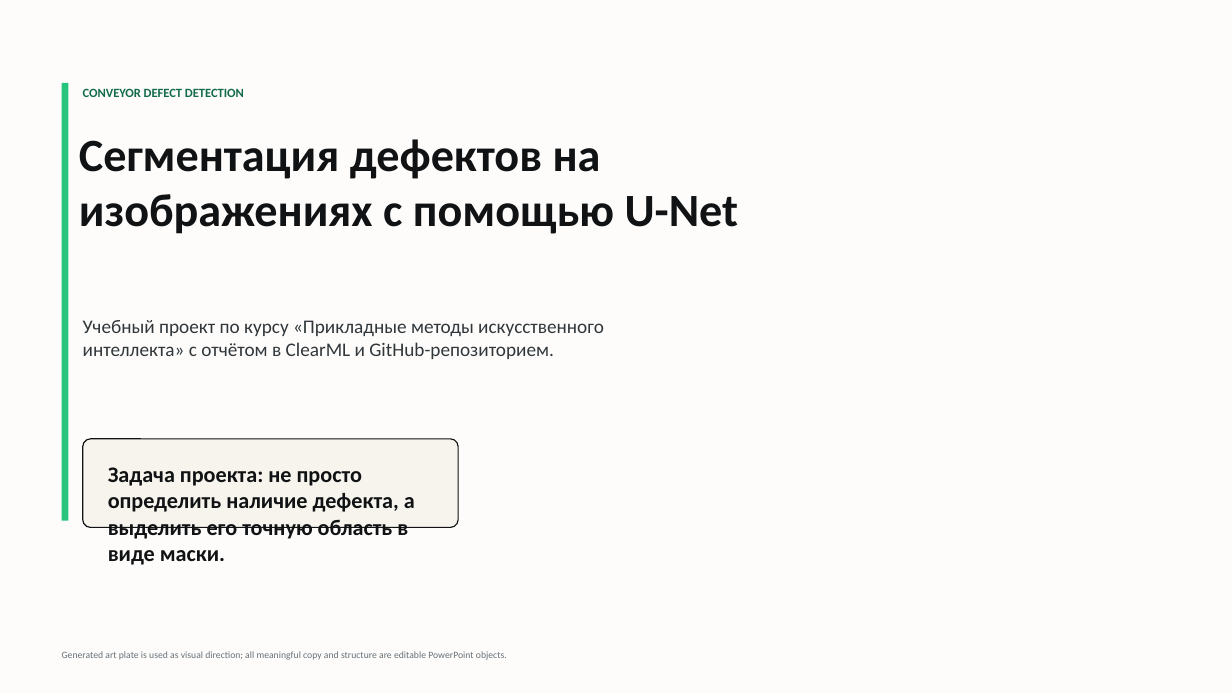
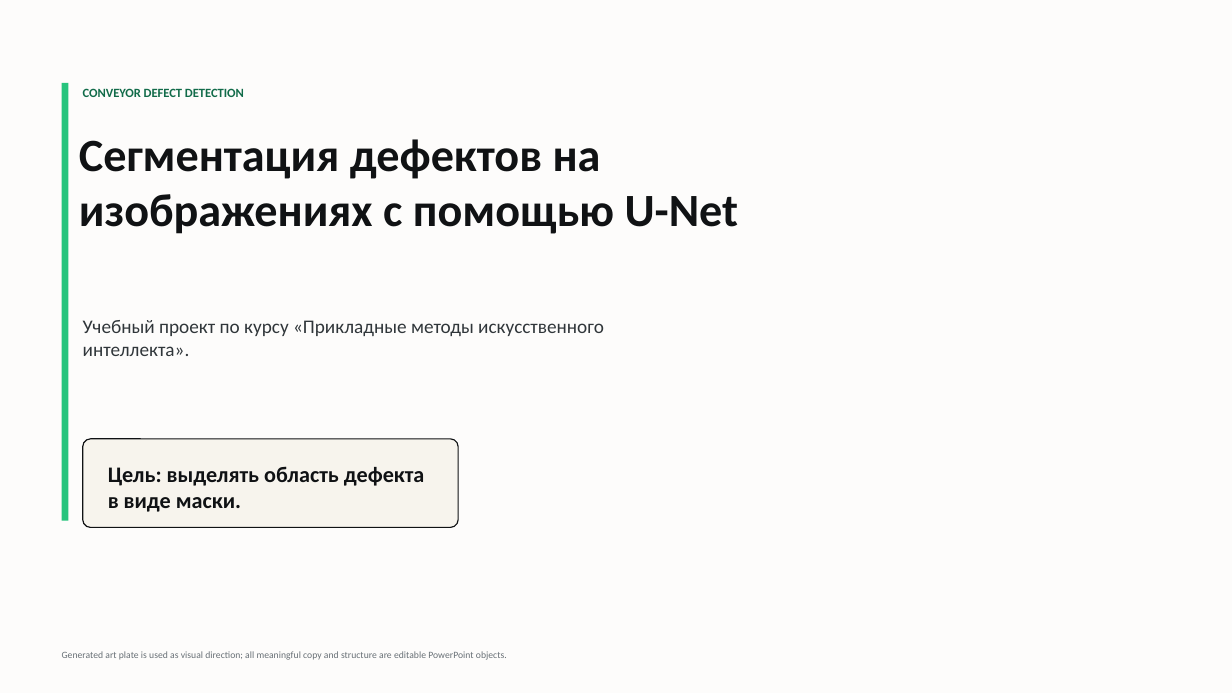
Before and after one commit to rvaleev2016-eng/conveyor-defect-detection, a slide deck: slide 1 of docs/presentation/conveyor_defect_detection_presentation.pptx. Drawn at 1232x693 pixels with LibreOffice and Linux fonts; fonts in the diff are those of the drawing; background and template pictures are left out. Boxes give left, top, right and bottom in pixels: in the first picture for what was removed or moved away, otherwise in the second. Text is boxed around its words. In the diff, an @@ line names an element or a change of style, - is before the commit and + after.

```diff
--- a/docs/presentation/conveyor_defect_detection_presentation.pptx
+++ b/docs/presentation/conveyor_defect_detection_presentation.pptx
@@ text at (x1=83, y1=320, x2=604, y2=356): text changed @@
-Учебный проект по курсу «Прикладные методы искусственного интеллекта» с отчётом в ClearML и GitHub-репозиторием.
+Учебный проект по курсу «Прикладные методы искусственного интеллекта».
@@ text at (x1=108, y1=466, x2=425, y2=512): text changed @@
-Задача проекта: не просто определить наличие дефекта, а выделить его точную область в виде маски.
+Цель: выделять область дефекта в виде маски.
```
Also in this commit, not shown: 7 other slides changed.
